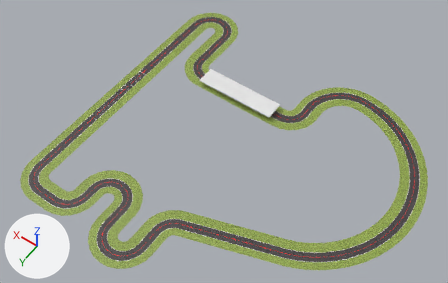
The COLLADA model f1/models/simple_circuit_tunnel/meshes/simple_line.dae as it was, and as the next commit left it.
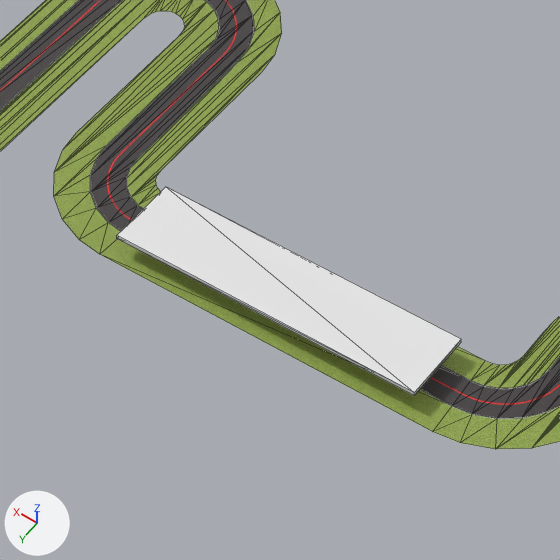
Each version is shown whole from a 50 mm camera at (-66.9, 104.5, 168.4) aimed at (7.6, 0.2, 4.5), then close up on the part from 38% to 68% of the width and 9% to 55% of the height. Arrows for +X, +Y and +Z are at lower left; the lights stay in place. The close-ups show mesh edges as thin lines. Where no turn or scale is listed for an object, it has been applied to the vertices. Vertices at the same position are counted once.

The first close-up shows 'SketchUp.001', 'SketchUp.025', 'SketchUp.026', 'group_0.038'.
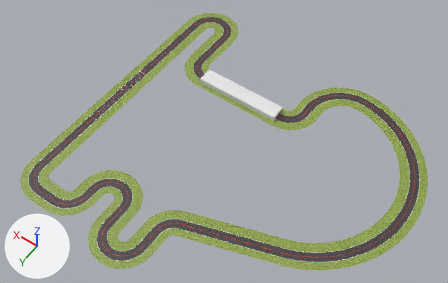
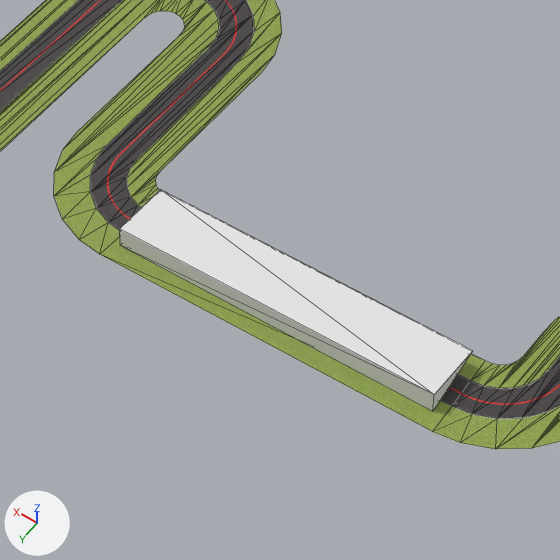
Location of each change, [x1, y1, x2, y2] in pixels of the close-ups (560 x 560 px):
'group_0.038', reshaped (6% taller)
    before: [117, 187, 461, 396]
    after: [120, 189, 472, 411]

The change, as a diff of the scene's bpy script:
```diff
--- a/f1/models/simple_circuit_tunnel/meshes/simple_line.dae.py
+++ b/f1/models/simple_circuit_tunnel/meshes/simple_line.dae.py
@@ me_group_0_038 @@
 # used by ob_group_0_038; location = (-53.55, -51.98, 0.0)
-me_group_0_038.from_pydata(...)  # 8 vertices, 12 faces; spans x 55.6..86.0, y 25.7..32.8, z 2.0..2.4
+me_group_0_038.from_pydata(...)  # 8 vertices, 12 faces; spans x 54.3..86.5, y 26.0..31.9, z 0.0..2.1
+# me_group_0_038 part 1: the whole mesh is rebuilt
 me_group_0_038.materials.append(mat_edge_color25500255)
```
